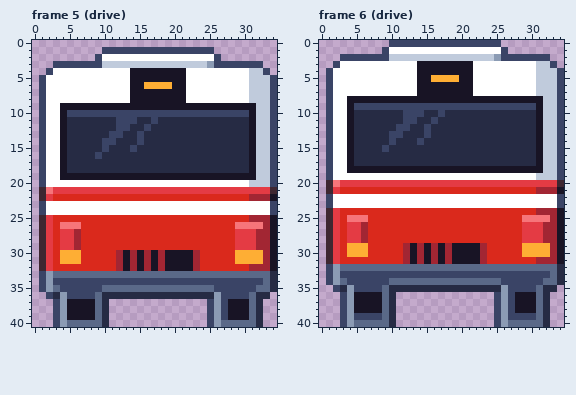
Pixel-art file: art/hood-city/ttc-bus@62.aseprite. The picture above is the old version.
35x41 pixels, 6 frames. Shown: frame 5 (drive), frame 6 (drive). The commit also changed other frames, which this record leaves out.
Once edited:
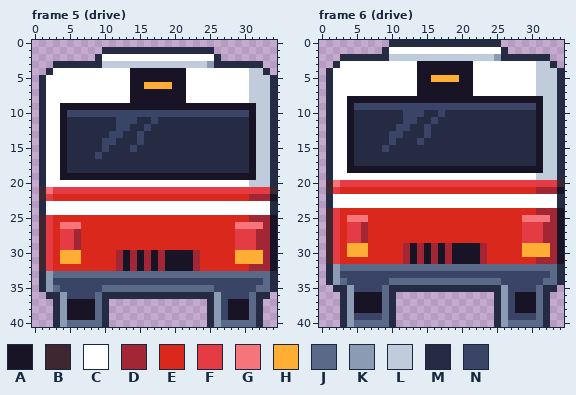
Palette (. is transparent): A #181425  B #3e2731  C #ffffff  D #a22633  E #da291c  F #e43b44  G #f6757a  H #feae34  J #5a6988  K #8b9bb4  L #c0cbdc  M #262b44  N #3a4466
The edit:
--- frame 5 (drive)
@@ x 0..34 @@
  0 ...................................
- 1 ..........NNNNNNNNNNNNNNNN.........
- 2 .........NCCCCCCCCCCCCCCCCN........
- 3 ...NNNNNNNLLLLLLLLLLLLLLLKNNNNNNN..
- 4 ..NCCCCCCCCCCCAAAAAAAACCCCCCCCCLLN.
- 5 .NCCCCCCCCCCCCAAAAAAAACCCCCCCCCLLLN
- 6 .NCCCCCCCCCCCCAAHHHHAACCCCCCCCCLLLN
- 7 .NCCCCCCCCCCCCAAAAAAAACCCCCCCCCLLLN
- 8 .NCCCCCCCCCCCCAAAAAAAACCCCCCCCCLLLN
- 9 .NCCAAAAAAAAAAAAAAAAAAAAAAAAAAAALLN
-10 .NCCANNNNNNNNNNNNNNNNNNNNNNNNNNALLN
-11 .NCCAMMMMMMMNNNMMNMMMMMMMMMMMMMALLN
-12 .NCCAMMMMMMMNNMMNMMMMMMMMMMMMMMALLN
-13 .NCCAMMMMMMNNMMNMMMMMMMMMMMMMMMALLN
-14 .NCCAMMMMMNNMMMNMMMMMMMMMMMMMMMALLN
-15 .NCCAMMMMMNMMMNMMMMMMMMMMMMMMMMALLN
-16 .NCCAMMMMNMMMMMMMMMMMMMMMMMMMMMALLN
-17 .NCCAMMMMMMMMMMMMMMMMMMMMMMMMMMALLN
-18 .NCCAMMMMMMMMMMMMMMMMMMMMMMMMMMALLN
-19 .NCCAAAAAAAAAAAAAAAAAAAAAAAAAAAALLN
-20 .NCCCCCCCCCCCCCCCCCCCCCCCCCCCCCLLLN
+ 1 ..........MMMMMMMMMMMMMMMM.........
+ 2 .........MCCCCCCCCCCCCCCCCM........
+ 3 ...MMMMMMMLLLLLLLLLLLLLLLKMMMMMMM..
+ 4 ..MCCCCCCCCCCCAAAAAAAACCCCCCCCCLLM.
+ 5 .MCCCCCCCCCCCCAAAAAAAACCCCCCCCCLLLM
+ 6 .MCCCCCCCCCCCCAAHHHHAACCCCCCCCCLLLM
+ 7 .MCCCCCCCCCCCCAAAAAAAACCCCCCCCCLLLM
+ 8 .MCCCCCCCCCCCCAAAAAAAACCCCCCCCCLLLM
+ 9 .MCCAAAAAAAAAAAAAAAAAAAAAAAAAAAALLM
+10 .MCCANNNNNNNNNNNNNNNNNNNNNNNNNNALLM
+11 .MCCAMMMMMMMNNNMMNMMMMMMMMMMMMMALLM
+12 .MCCAMMMMMMMNNMMNMMMMMMMMMMMMMMALLM
+13 .MCCAMMMMMMNNMMNMMMMMMMMMMMMMMMALLM
+14 .MCCAMMMMMNNMMMNMMMMMMMMMMMMMMMALLM
+15 .MCCAMMMMMNMMMNMMMMMMMMMMMMMMMMALLM
+16 .MCCAMMMMNMMMMMMMMMMMMMMMMMMMMMALLM
+17 .MCCAMMMMMMMMMMMMMMMMMMMMMMMMMMALLM
+18 .MCCAMMMMMMMMMMMMMMMMMMMMMMMMMMALLM
+19 .MCCAAAAAAAAAAAAAAAAAAAAAAAAAAAALLM
+20 .MCCCCCCCCCCCCCCCCCCCCCCCCCCCCCLLLM
 21 .BGFFFFFFFFFFFFFFFFFFFFFFFFFFFFFFFB
 22 .BFEEEEEEEEEEEEEEEEEEEEEEEEEEEEDDDA
-23 .NCCCCCCCCCCCCCCCCCCCCCCCCCCCCCCCCN
-24 .NCCCCCCCCCCCCCCCCCCCCCCCCCCCCCCCCN
+23 .MCCCCCCCCCCCCCCCCCCCCCCCCCCCCCCCCM
+24 .MCCCCCCCCCCCCCCCCCCCCCCCCCCCCCCCCM
 25 .BFEEEEEEEEEEEEEEEEEEEEEEEEEEEEDDDA
@@ x 0..34 @@
 32 .BFEEEEEEEEEDADADADAAAADEEEEEEEDDDA
-33 .NKJJJJJJJJJJJJJJJJJJJJJJJJJJJJJJJM
-34 .NKNNNNNNNNNNNNNNNNNNNNNNNNNNNNNNJM
-35 .NKJNNNNNNJJJJJJJJJJJJJJJJNNNNNNJJM
-36 ..NMKNNNNJMMMMMMMMMMMMMMMMKNNNNJMM.
-37 ...NKAAAAJM..............NKNAAAJM..
-38 ...NKAAAAJM..............NKNAAAJM..
-39 ...NKAAAAJM..............NKNAAAJM..
-40 ...NKJJJJJM..............NKJJJJJM..
+33 .MKJJJJJJJJJJJJJJJJJJJJJJJJJJJJJJJM
+34 .MKNNNNNNNNNNNNNNNNNNNNNNNNNNNNNNJM
+35 .MKJNNNNNNJJJJJJJJJJJJJJJJNNNNNNJJM
+36 ..MMKNNNNJMMMMMMMMMMMMMMMMKNNNNJMM.
+37 ...MKAAAAJM..............MKNAAAJM..
+38 ...MKAAAAJM..............MKNAAAJM..
+39 ...MKAAAAJM..............MKNAAAJM..
+40 ...MKJJJJJM..............MKJJJJJM..
--- frame 6 (drive)
@@ x 0..34 @@
- 0 ..........NNNNNNNNNNNNNNNN.........
- 1 .........NCCCCCCCCCCCCCCCCN........
- 2 ...NNNNNNNLLLLLLLLLLLLLLLKNNNNNNN..
- 3 ..NCCCCCCCCCCCAAAAAAAACCCCCCCCCLLN.
- 4 .NCCCCCCCCCCCCAAAAAAAACCCCCCCCCLLLN
- 5 .NCCCCCCCCCCCCAAHHHHAACCCCCCCCCLLLN
- 6 .NCCCCCCCCCCCCAAAAAAAACCCCCCCCCLLLN
- 7 .NCCCCCCCCCCCCAAAAAAAACCCCCCCCCLLLN
- 8 .NCCAAAAAAAAAAAAAAAAAAAAAAAAAAAALLN
- 9 .NCCANNNNNNNNNNNNNNNNNNNNNNNNNNALLN
-10 .NCCAMMMMMMMNNNMMNMMMMMMMMMMMMMALLN
-11 .NCCAMMMMMMMNNMMNMMMMMMMMMMMMMMALLN
-12 .NCCAMMMMMMNNMMNMMMMMMMMMMMMMMMALLN
-13 .NCCAMMMMMNNMMMNMMMMMMMMMMMMMMMALLN
-14 .NCCAMMMMMNMMMNMMMMMMMMMMMMMMMMALLN
-15 .NCCAMMMMNMMMMMMMMMMMMMMMMMMMMMALLN
-16 .NCCAMMMMMMMMMMMMMMMMMMMMMMMMMMALLN
-17 .NCCAMMMMMMMMMMMMMMMMMMMMMMMMMMALLN
-18 .NCCAAAAAAAAAAAAAAAAAAAAAAAAAAAALLN
-19 .NCCCCCCCCCCCCCCCCCCCCCCCCCCCCCLLLN
+ 0 ..........MMMMMMMMMMMMMMMM.........
+ 1 .........MCCCCCCCCCCCCCCCCM........
+ 2 ...MMMMMMMLLLLLLLLLLLLLLLKMMMMMMM..
+ 3 ..MCCCCCCCCCCCAAAAAAAACCCCCCCCCLLM.
+ 4 .MCCCCCCCCCCCCAAAAAAAACCCCCCCCCLLLM
+ 5 .MCCCCCCCCCCCCAAHHHHAACCCCCCCCCLLLM
+ 6 .MCCCCCCCCCCCCAAAAAAAACCCCCCCCCLLLM
+ 7 .MCCCCCCCCCCCCAAAAAAAACCCCCCCCCLLLM
+ 8 .MCCAAAAAAAAAAAAAAAAAAAAAAAAAAAALLM
+ 9 .MCCANNNNNNNNNNNNNNNNNNNNNNNNNNALLM
+10 .MCCAMMMMMMMNNNMMNMMMMMMMMMMMMMALLM
+11 .MCCAMMMMMMMNNMMNMMMMMMMMMMMMMMALLM
+12 .MCCAMMMMMMNNMMNMMMMMMMMMMMMMMMALLM
+13 .MCCAMMMMMNNMMMNMMMMMMMMMMMMMMMALLM
+14 .MCCAMMMMMNMMMNMMMMMMMMMMMMMMMMALLM
+15 .MCCAMMMMNMMMMMMMMMMMMMMMMMMMMMALLM
+16 .MCCAMMMMMMMMMMMMMMMMMMMMMMMMMMALLM
+17 .MCCAMMMMMMMMMMMMMMMMMMMMMMMMMMALLM
+18 .MCCAAAAAAAAAAAAAAAAAAAAAAAAAAAALLM
+19 .MCCCCCCCCCCCCCCCCCCCCCCCCCCCCCLLLM
 20 .BGFFFFFFFFFFFFFFFFFFFFFFFFFFFFFFFB
 21 .BFEEEEEEEEEEEEEEEEEEEEEEEEEEEEDDDA
-22 .NCCCCCCCCCCCCCCCCCCCCCCCCCCCCCCCCN
-23 .NCCCCCCCCCCCCCCCCCCCCCCCCCCCCCCCCN
+22 .MCCCCCCCCCCCCCCCCCCCCCCCCCCCCCCCCM
+23 .MCCCCCCCCCCCCCCCCCCCCCCCCCCCCCCCCM
 24 .BFEEEEEEEEEEEEEEEEEEEEEEEEEEEEDDDA
@@ x 0..34 @@
 31 .BFEEEEEEEEEDADADADAAAADEEEEEEEDDDA
-32 .NKJJJJJJJJJJJJJJJJJJJJJJJJJJJJJJJM
-33 .NKNNNNNNNNNNNNNNNNNNNNNNNNNNNNNNJM
-34 .NKJNNNNNNJJJJJJJJJJJJJJJJNNNNNNJJM
-35 ..NMKNNNNJMMMMMMMMMMMMMMMMKNNNNJMM.
-36 ...NKAAAAJM..............NKNAAAJM..
-37 ...NKAAAAJM..............NKNAAAJM..
-38 ...NKAAAAJM..............NKNAAAJM..
-39 ...NKNNNNJM..............NKNNNNJM..
-40 ...NKJJJJJM..............NKJJJJJM..
+32 .MKJJJJJJJJJJJJJJJJJJJJJJJJJJJJJJJM
+33 .MKNNNNNNNNNNNNNNNNNNNNNNNNNNNNNNJM
+34 .MKJNNNNNNJJJJJJJJJJJJJJJJNNNNNNJJM
+35 ..MMKNNNNJMMMMMMMMMMMMMMMMKNNNNJMM.
+36 ...MKAAAAJM..............MKNAAAJM..
+37 ...MKAAAAJM..............MKNAAAJM..
+38 ...MKAAAAJM..............MKNAAAJM..
+39 ...MKNNNNJM..............MKNNNNJM..
+40 ...MKJJJJJM..............MKJJJJJM..
Where, in picture pixels (left, top, right, bottom), the same in both pictures:
changed: (39, 47, 277, 215)
changed: (39, 271, 60, 327)
changed: (207, 299, 214, 327)
changed: (326, 40, 564, 208)
changed: (326, 264, 347, 327)
changed: (494, 292, 501, 327)
